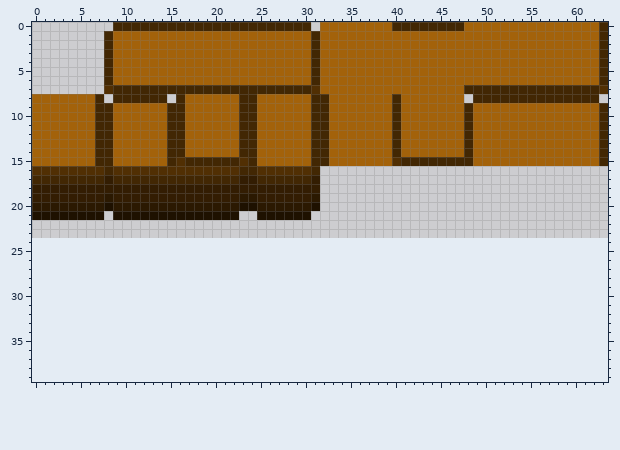
Pixel-art sprite -- sprites/sCanyon/layers/fade2d02-66bf-44bd-be44-001b7d1ebbe6/2d3060c8-867f-4705-a923-21f2375e4022.png. Above, as it was before the edit.
The file is 64x24 pixels. Colours within 5 levels of each other are drawn and written as one. The old version is drawn lined up with the new one, on the new canvas.
After:
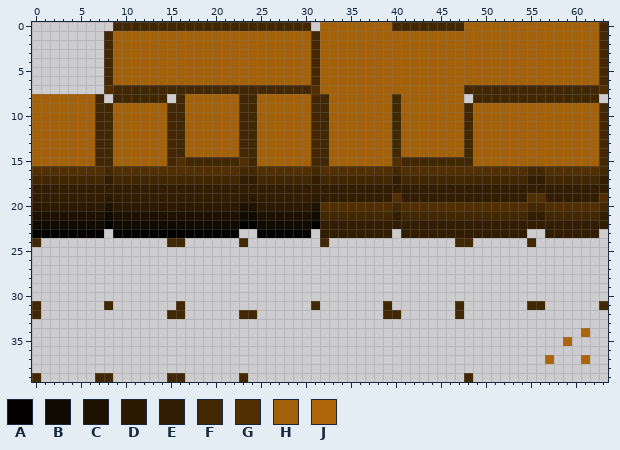
Palette (. is transparent): A #020100  B #110a00  C #1e1100  D #2b1901  E #331d02  F #422703  G #512f03  H #a3620a  J #ad660a
The edit:
canvas 64x24 -> 64x40
The edit adds colour A in row 22 at x 8, 23 to 24 and 31; in row 23 at x 0 to 7, 9 to 22 and 25 to 30.
The edit adds colour B in row 21 at x 8, 23 to 24 and 31; in row 22 at x 0 to 7, 9 to 22 and 25 to 30.
The edit adds colour E in row 17 at x 40, 55 to 56 and 63; in row 18 at x 32 to 63; in row 19 at x 32 to 39, 41 to 54 and 57 to 62; in row 21 at x 40, 55 to 56 and 63; in row 22 at x 32 to 63; in row 23 at x 32 to 39, 41 to 54 and 57 to 62.
The edit adds colour F in row 16 at x 40, 55 to 56 and 63; in row 17 at x 32 to 39, 41 to 54 and 57 to 62; in row 20 at x 40, 55 to 56 and 63; in row 21 at x 32 to 39, 41 to 54 and 57 to 62; in row 24 at x 0, 15 to 16, 23, 32, 47 to 48 and 55; in row 31 at x 0, 8, 16, 31, 39, 47, 55 to 56 and 63.
The edit adds colour F in row 32 at x 0, 15 to 16, 23 to 24, 39 to 40 and 47; in row 39 at x 0, 7 to 8, 15 to 16, 23 and 48.
The edit adds colour G in row 16 at x 32 to 39, 41 to 54 and 57 to 62; in row 19 at x 40, 55 to 56 and 63; in row 20 at x 32 to 39, 41 to 54 and 57 to 62.
The edit adds colour J in row 34 at x 61; in row 35 at x 59; in row 37 at x 57 and 61.
